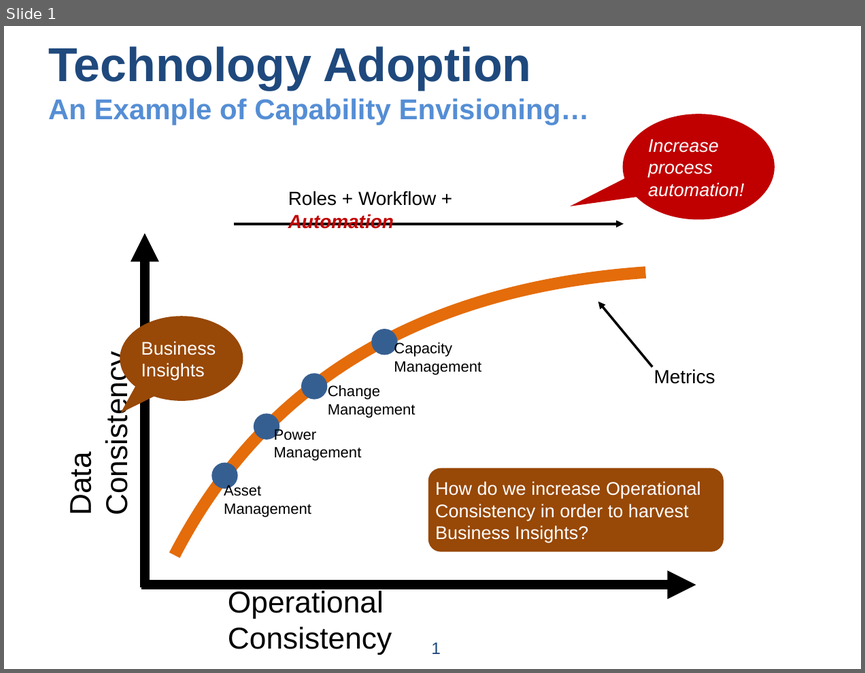
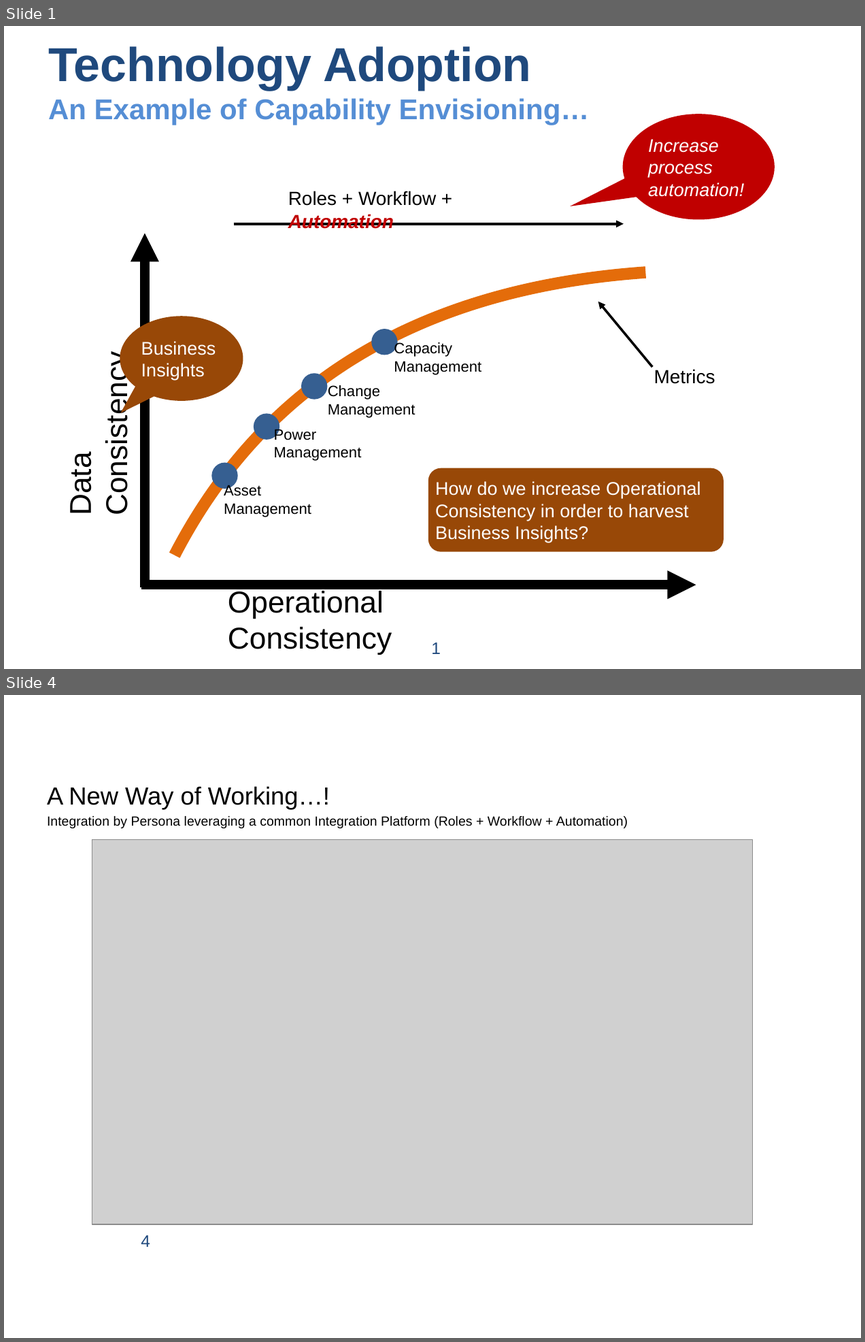
Before and after one commit to UsefulEngines/DcimTechnologyAdoption, a slide deck: RolesWorkflowAutomation.pptx. Shown one above the other, each under a label of ours: slide 1 before the commit, slides 1 and 4 after it; the slides between them are not shown. The pictures are 865x673 and 865x1342 pixels, drawn with LibreOffice and Linux fonts; fonts in the diff are those of the drawing; grey boxes stand for pictures. Boxes give left, top, right and bottom in pixels: in the first picture for what was removed or moved away, otherwise in the second. Text is boxed around its words. In the diff, an @@ line names an element or a change of style, - is before the commit and + after.

```diff
--- a/RolesWorkflowAutomation.pptx
+++ b/RolesWorkflowAutomation.pptx
@@ slide 4 added at (4,695,861,1338), background #FFFFFF @@
@@ text added at (47,786,628,828), 11.1 pt, text #000000 @@
+A New Way of Working…!
+Integration by Persona leveraging a common Integration Platform (Roles + Workflow + Automation)
@@ picture added at (92,840,752,1225) @@
@@ page number added at (141,1235,150,1246), 14 pt, text #1F497D @@
+4
```
Also in this commit, not shown: 7 other slides added.
